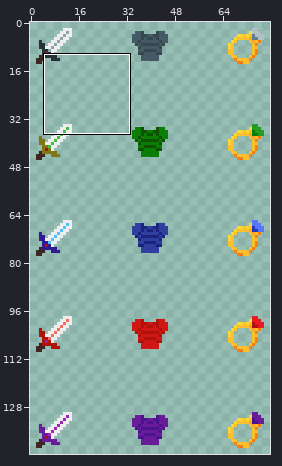
A pixel-art file gets an edit: art/ase/ItemsBody.ase. The first picture is a wide view before the edit; the outline marks the close-up.
Close-up. Old version:
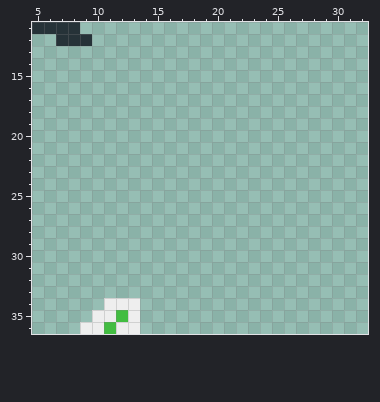
80x144 pixels, 1 frame. Shown: x 5..32, y 11..36.
New version:
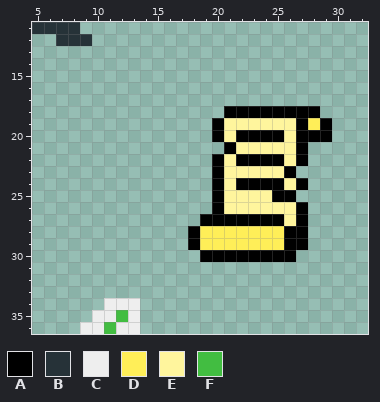
Palette (. is transparent): A #000000  B #263238  C #eeeeee  D #ffee58  E #fff59d  F #42bd41
Changes in this commit:
y 18: x 21..28 ........ -> AAAAAAAA
y 19: x 20..29 .......... -> AEEEEEEADA
y 20: x 20..29 .......... -> AEAAAAEAAA
y 21: x 21..27 ....... -> AEEEEEA
y 22: x 20..27 ........ -> AEAAAAEA
y 23: x 20..26 ....... -> AEEEEEA
y 24: x 20..27 ........ -> AEAAAAEA
y 25: x 20..26 ....... -> AEEEEAA
y 26: x 20..27 ........ -> AEEEEEEA
y 27: x 19..27 ......... -> AAAAAAAEA
y 28..29: x 18..27 .......... -> ADDDDDDDAA
y 30: x 19..26 ........ -> AAAAAAAA
